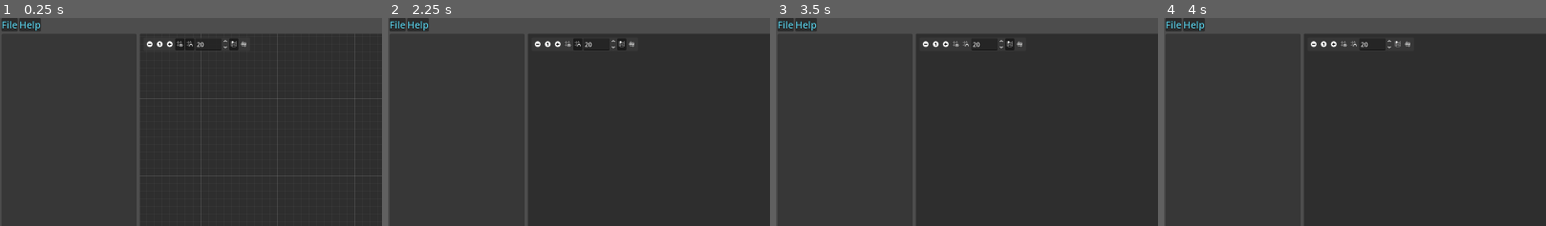
Above: before the commit, frames 1-4 (left to right).
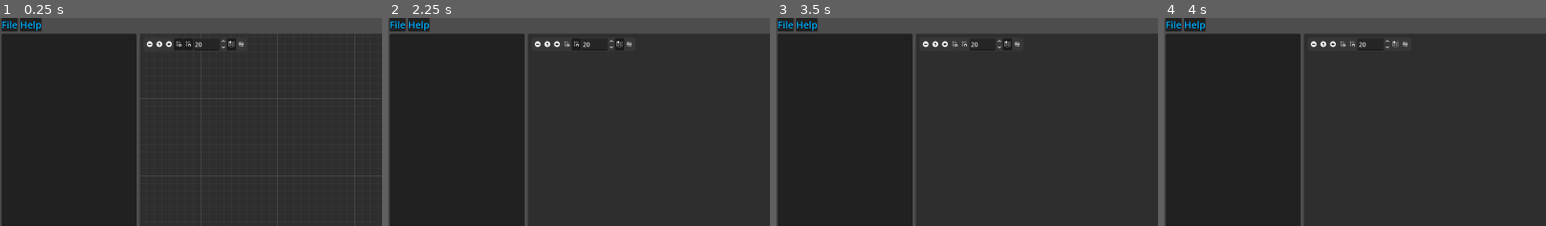
Above: after the commit, the same moments.

Repository: Phillip383/StoryGraph
Game: Godot game, scene res://scenes/UI/graph_editor.tscn
Two runs of this game, one before a commit and one after it. Both use one fixed random seed, a clock stepped at 60 frames per second and the inputs below.
Inputs (mouse positions are % of the whole screen's width and height, from its top left; square brackets give the same spot before the commit, where the layout moved):
- Up to frame 1 (0.25 s): no input
- Up to frame 2 (2.25 s): click (20, 6) at 0.5 s; click (22, 6) at 1.25 s; click (23, 6) [24, 6] at 2 s
- Up to frame 3 (3.5 s): click (25, 6) at 2.75 s
- Up to frame 4 (4 s): click (30, 6) [31, 6] at 3.5 s
The pictures show only the part of the screen within x 0-50%, y 0-50%; the shares and areas given below are measured in that part.

The runs differ from the first frame. In frame 1, 0.6% of the frame differs, in the area x 0-65%, y 0-16%; in frame 2, 0.6%; in frame 3, 0.6%; in frame 4, 0.6%.

Commit message:
Changed Icon, Also updated theme of program to match icon colors.

Diff:
--- a/project.godot
+++ b/project.godot
@@ -13,7 +13,7 @@
 config/name="StoryGraph"
 run/main_scene="uid://bjq3ex5xqh4to"
 config/features=PackedStringArray("4.5", "Forward Plus")
-config/icon="uid://t40ppoa0ky75"
+config/icon="uid://duqsok6xitndw"
 
 [display]
 
--- a/scenes/UI/graph_editor.tscn
+++ b/scenes/UI/graph_editor.tscn
@@ -13,10 +13,7 @@
 anchor_bottom = 1.0
 grow_horizontal = 2
 grow_vertical = 2
-theme_override_constants/margin_left = 4
-theme_override_constants/margin_top = 4
-theme_override_constants/margin_right = 4
-theme_override_constants/margin_bottom = 4
+theme = ExtResource("1_wjrqj")
 
 [node name="Main_C" type="VBoxContainer" parent="MarginContainer"]
 layout_mode = 2
--- a/story_graph_theme.tres
+++ b/story_graph_theme.tres
@@ -7,20 +7,19 @@
 corner_radius_bottom_left = 4
 
 [sub_resource type="StyleBoxFlat" id="StyleBoxFlat_ygryb"]
-bg_color = Color(0.1764706, 0.1764706, 0.1764706, 1)
+bg_color = Color(0.12941177, 0.12941177, 0.12941177, 1)
 corner_radius_top_left = 3
 corner_radius_top_right = 3
 corner_radius_bottom_right = 3
 corner_radius_bottom_left = 3
 
 [sub_resource type="StyleBoxFlat" id="StyleBoxFlat_w4sxx"]
-bg_color = Color(1, 1, 0.3254902, 1)
 
 [sub_resource type="StyleBoxFlat" id="StyleBoxFlat_j0ssf"]
-bg_color = Color(0.1764706, 0.1764706, 0.1764706, 1)
+bg_color = Color(0.12941177, 0.12941177, 0.12941177, 1)
 
 [sub_resource type="StyleBoxFlat" id="StyleBoxFlat_bwp5n"]
-bg_color = Color(0.21770102, 0.21770108, 0.21770096, 1)
+bg_color = Color(0.12941177, 0.12941177, 0.12941177, 1)
 border_color = Color(0.8205395, 0.8205401, 7.70092e-07, 1)
 border_blend = true
 corner_radius_top_left = 4
@@ -30,7 +29,16 @@
 shadow_color = Color(0, 0, 0, 0.84313726)
 
 [sub_resource type="StyleBoxFlat" id="StyleBoxFlat_orwo5"]
-bg_color = Color(0.1764706, 0.1764706, 0.1764706, 1)
+bg_color = Color(0.12941177, 0.12941177, 0.12941177, 1)
+
+[sub_resource type="StyleBoxFlat" id="StyleBoxFlat_7t4tq"]
+
+[sub_resource type="StyleBoxFlat" id="StyleBoxFlat_m3263"]
+
+[sub_resource type="StyleBoxFlat" id="StyleBoxFlat_r4dba"]
+
+[sub_resource type="StyleBoxFlat" id="StyleBoxFlat_60gl5"]
+bg_color = Color(0.12941177, 0.12941177, 0.12941177, 1)
 
 [sub_resource type="StyleBoxFlat" id="StyleBoxFlat_2n2lm"]
 bg_color = Color(0.21568628, 0.21568628, 0.21568628, 1)
@@ -40,11 +48,16 @@
 border_width_bottom = 2
 
 [resource]
-HBoxContainer/constants/separation = 2
-HSplitContainer/constants/minimum_grab_thickness = 3
-HSplitContainer/constants/separation = 3
-MenuBar/colors/font_color = Color(0.37254903, 0.8039216, 0.89411765, 1)
-MenuBar/colors/font_hover_color = Color(0.9843137, 0.9490196, 0.21176471, 1)
+HBoxContainer/constants/separation = 1
+HSplitContainer/constants/minimum_grab_thickness = 1
+HSplitContainer/constants/separation = 1
+MarginContainer/constants/margin_bottom = 4
+MarginContainer/constants/margin_left = 4
+MarginContainer/constants/margin_right = 4
+MarginContainer/constants/margin_top = 4
+MenuBar/colors/font_color = Color(0, 0.6901961, 1, 1)
+MenuBar/colors/font_hover_color = Color(1, 0.99215686, 0, 1)
+MenuBar/constants/h_separation = 6
 MenuBar/constants/outline_size = 3
 MenuBar/styles/hover = SubResource("StyleBoxFlat_4r8t8")
 MenuBar/styles/normal = SubResource("StyleBoxFlat_ygryb")
@@ -56,10 +69,10 @@
 PopupMenu/colors/font_hover_color = Color(0.9843137, 0.9490196, 0.21176471, 1)
 PopupMenu/font_sizes/font_size = 25
 PopupMenu/styles/panel = SubResource("StyleBoxFlat_orwo5")
-TabBar/styles/button_highlight = null
-TabBar/styles/button_pressed = null
-TabBar/styles/tab_hovered = null
-TabBar/styles/tab_selected = null
+TabBar/styles/button_highlight = SubResource("StyleBoxFlat_7t4tq")
+TabBar/styles/button_pressed = SubResource("StyleBoxFlat_m3263")
+TabBar/styles/tab_hovered = SubResource("StyleBoxFlat_r4dba")
+TabBar/styles/tab_selected = SubResource("StyleBoxFlat_60gl5")
 TabBar/styles/tab_unselected = SubResource("StyleBoxFlat_2n2lm")
 VBoxContainer/constants/separation = 6
 VSplitContainer/constants/minimum_grab_thickness = 3
Not shown: 1 places in story_graph_theme.tres that only renumber resources
